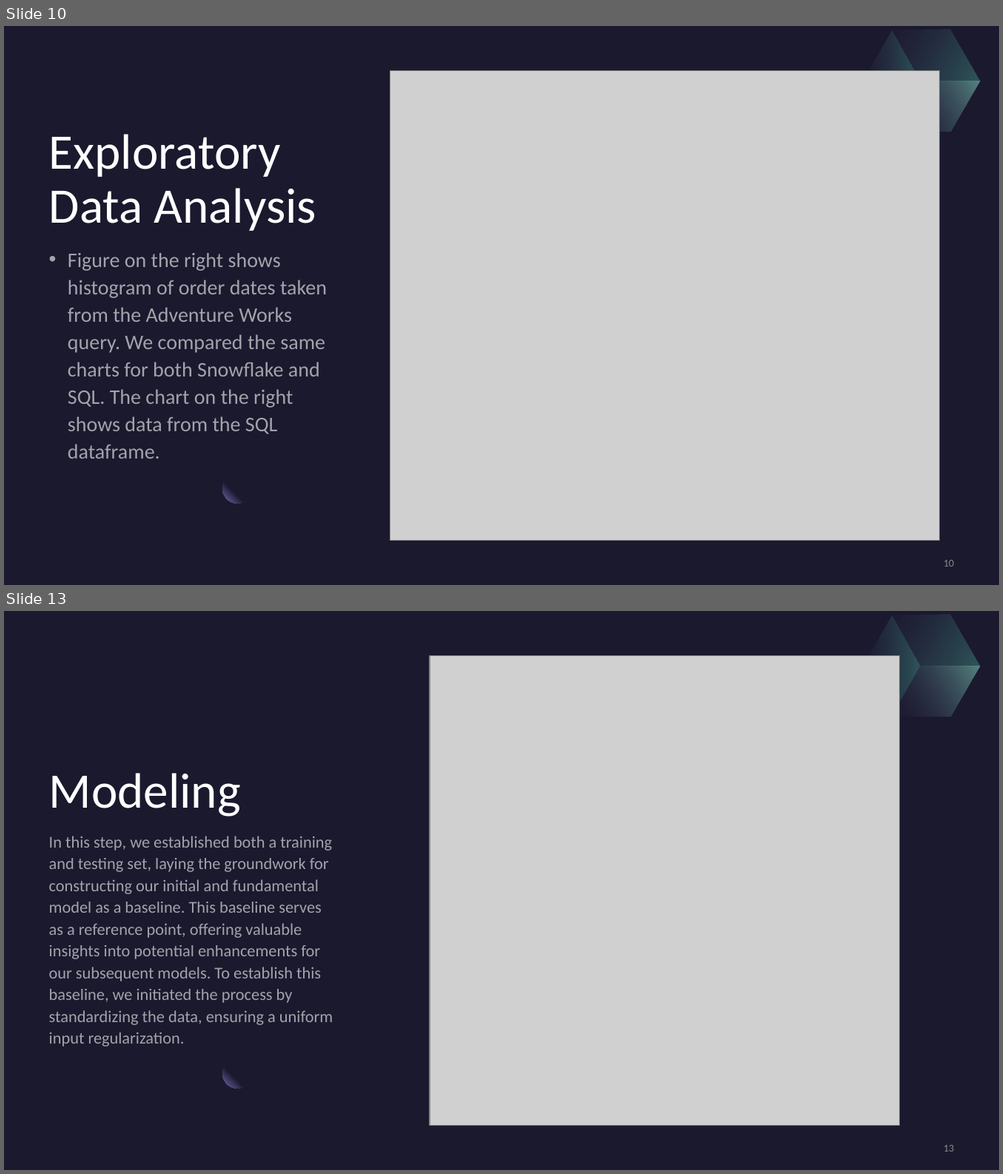
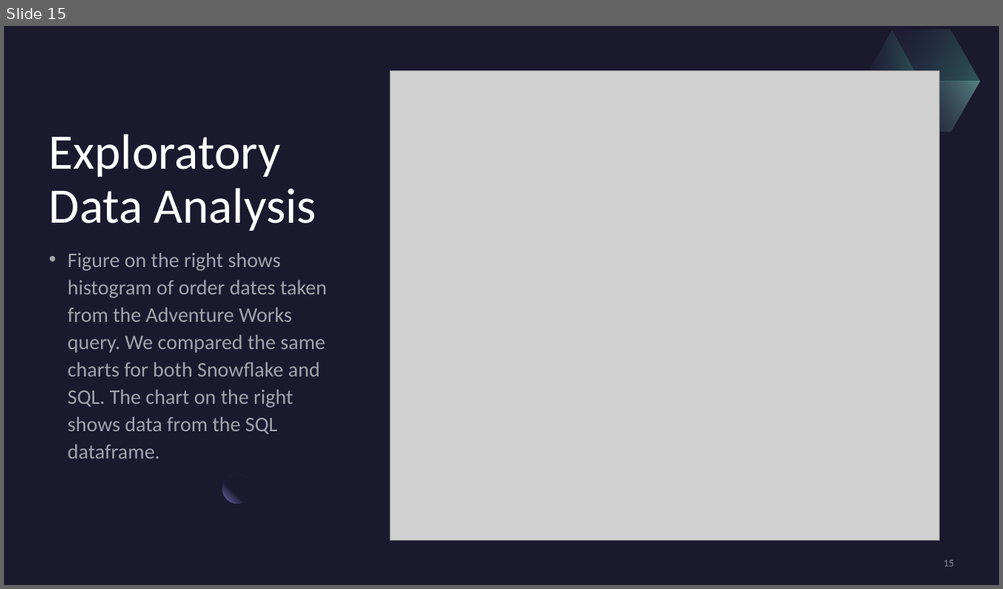
Before and after one commit to rehank1990/Capstone-3, a slide deck: Capstone 3 Datawarehouse Comparisons.pptx. Shown one above the other, each under a label of ours: slides 10 and 13 before the commit, slide 15 after it; the slides between them are not shown. The pictures are 1003x1174 and 1003x589 pixels, drawn with LibreOffice and Linux fonts; fonts in the diff are those of the drawing; grey boxes stand for pictures. Boxes give left, top, right and bottom in pixels: in the first picture for what was removed or moved away, otherwise in the second. Text is boxed around its words. In the diff, an @@ line names an element or a change of style, - is before the commit and + after.

```diff
--- a/Capstone 3 Datawarehouse Comparisons.pptx
+++ b/Capstone 3 Datawarehouse Comparisons.pptx
@@ slide 13 removed at (4,611,999,1170), background #1B192E @@
@@ rectangle removed at (4,611,999,1170) @@
@@ freeform shape removed at (848,615,935,717) @@
@@ freeform shape removed at (877,611,995,692) @@
@@ freeform shape removed at (891,641,980,743) @@
@@ picture removed at (430,655,899,1126) @@
@@ title removed at (49,773,241,817) @@
-Modeling
@@ text removed at (49,836,333,1047) @@
-In this step, we established both a training and testing set, laying the groundwork for constructing our initial and fundamental model as a baseline. This baseline serves as a reference point, offering valuable insights into potential enhancements for our subsequent models. To establish this baseline, we initiated the process by standardizing the data, ensuring a uniform input regularization.
@@ ellipse removed at (222,1059,252,1088) @@
@@ page number removed at (943,1145,953,1152) @@
-13
@@ what was slide 10 is now slide 15 @@
@@ page number at (943,560,953,567): text changed @@
-10
+15
```
Also in this commit, not shown: 7 slides changed, 7 slides added, 4 other slides removed.
